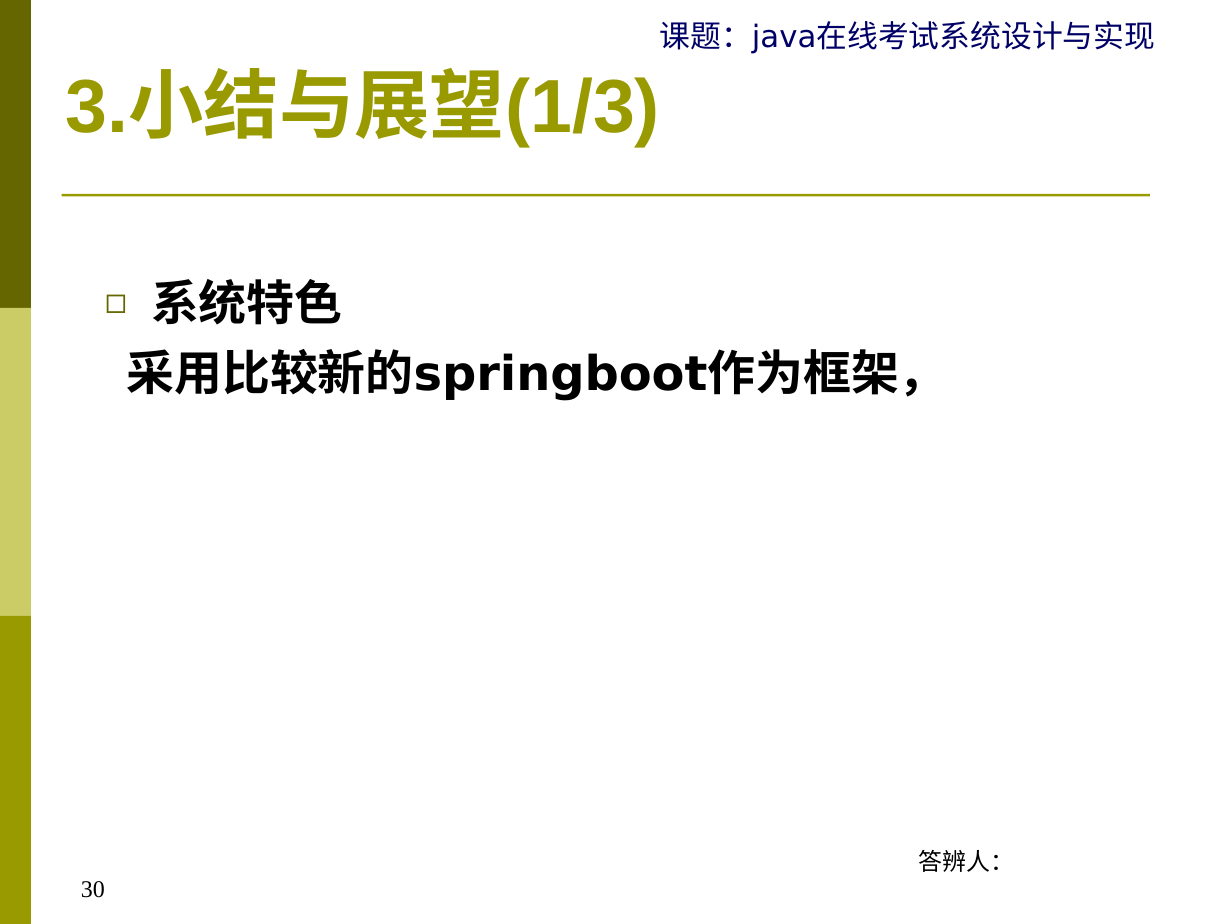
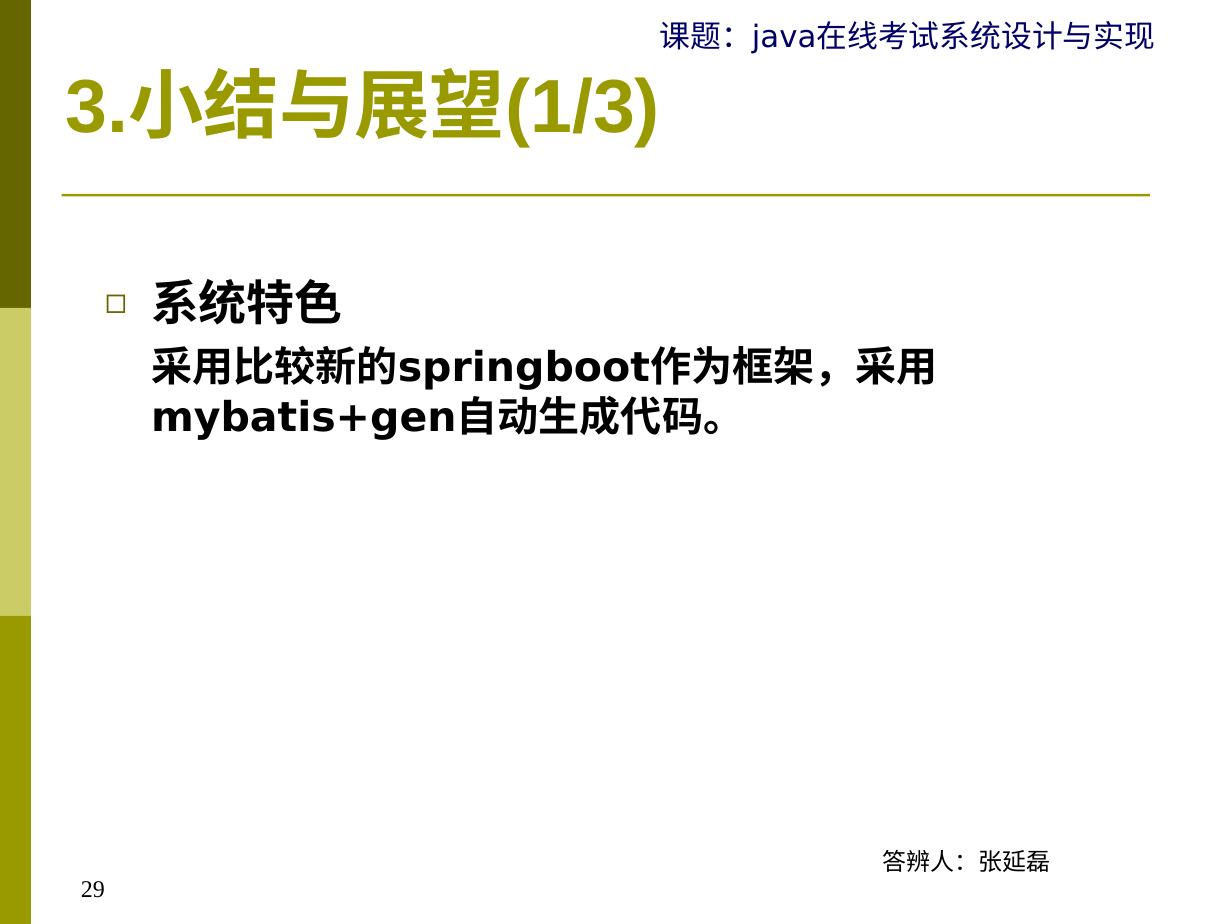
Before and after one commit to zhangylz/sudaonlineexambase, a slide deck: slide 29 of document/YB17270520059张延磊-Java在线考试系统设计与实现V1-20190508.ppt (slide 30 before the commit). Drawn at 1232x924 pixels with LibreOffice and Linux fonts; fonts in the diff are those of the drawing. Boxes give left, top, right and bottom in pixels: in the first picture for what was removed or moved away, otherwise in the second. Text is boxed around its words. In the diff, an @@ line names an element or a change of style, - is before the commit and + after.

```diff
--- a/document/YB17270520059张延磊-Java在线考试系统设计与实现V1-20190508.ppt
+++ b/document/YB17270520059张延磊-Java在线考试系统设计与实现V1-20190508.ppt
@@ text at bbox=[151, 346, 937, 440]: text changed; size 28 to 24 pt @@
-采用比较新的springboot作为框架，
+采用比较新的springboot作为框架，采用mybatis+gen自动生成代码。
@@ text at bbox=[882, 850, 1050, 872]: text changed @@
-答辨人：
+答辨人：张延磊
@@ page number at bbox=[81, 881, 105, 898]: text changed @@
-30
+29
```
Also in this commit, not shown: 16 other slides changed, 1 slide removed, 1 other file.
